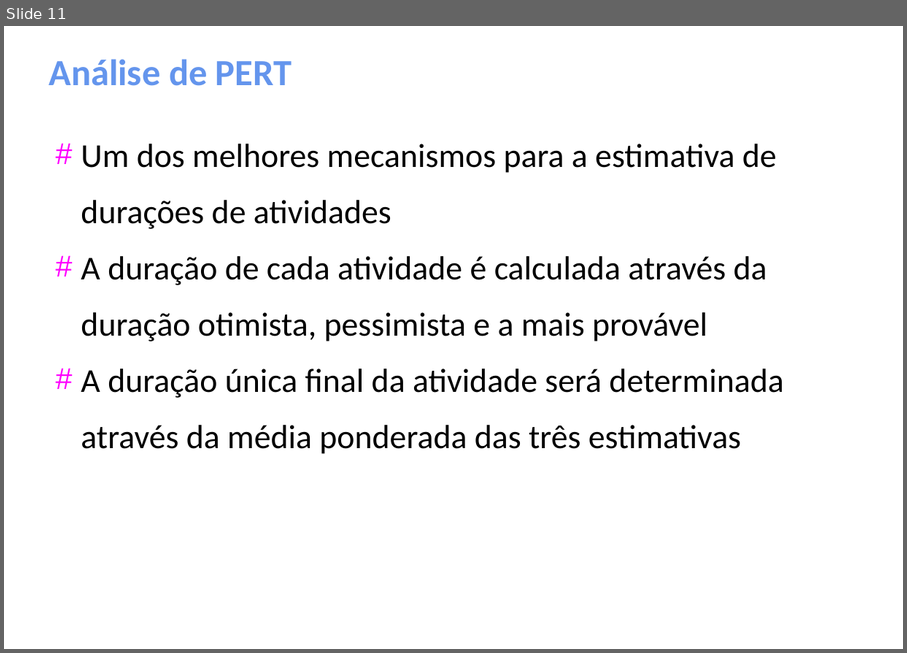
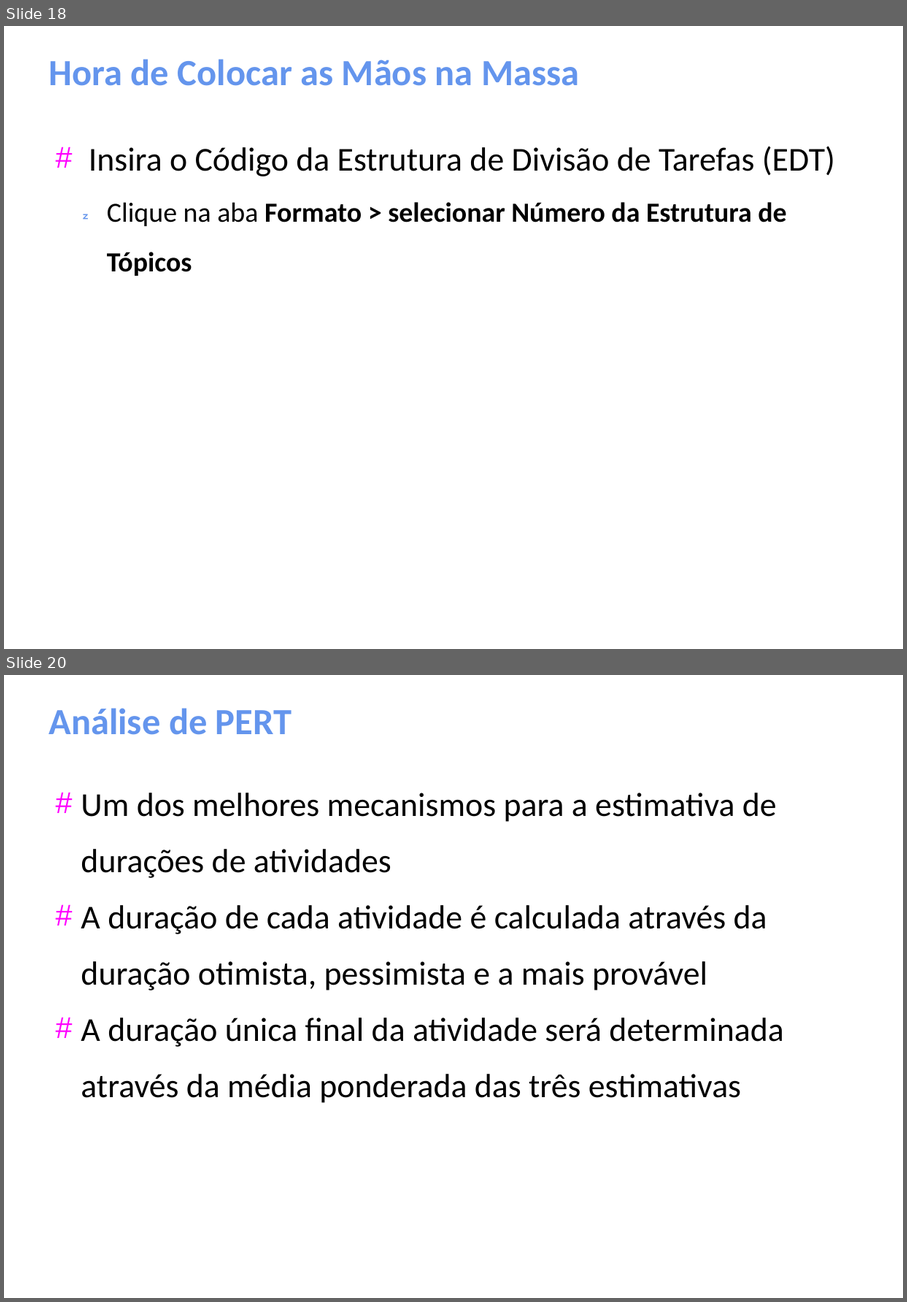
Before and after one commit to gomesluiz/gestao-de-projetos, a slide deck: aulas/project-aula-02.odp. Shown one above the other, each under a label of ours: slide 11 before the commit, slides 18 and 20 after it; the slides between them are not shown. The pictures are 907x653 and 907x1302 pixels, drawn with LibreOffice and Linux fonts; fonts in the diff are those of the drawing. Boxes give left, top, right and bottom in pixels: in the first picture for what was removed or moved away, otherwise in the second. Text is boxed around its words. In the diff, an @@ line names an element or a change of style, - is before the commit and + after.

```diff
--- a/aulas/project-aula-02.odp
+++ b/aulas/project-aula-02.odp
@@ slide 18 added at (4, 26, 903, 649), background #FFFFFF @@
@@ title added at (49, 59, 579, 86), 32 pt, text #6495ED, bold @@
+Hora de Colocar as Mãos na Massa
@@ text added at (89, 146, 835, 276), 24 pt, text #000000 @@
+# Insira o Código da Estrutura de Divisão de Tarefas (EDT)
+   Clique na aba Formato > selecionar Número da Estrutura de Tópicos
@@ what was slide 11 is now slide 20 @@
```
Also in this commit, not shown: 17 other slides added.
